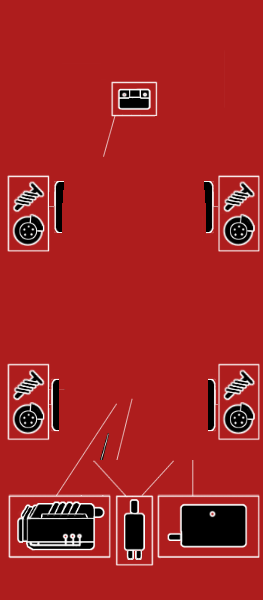
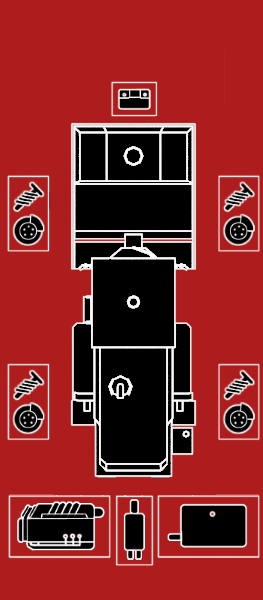
Layers edited between the first and the second 263x600 image:
renamed "COUNTACH BLUEPRINT" to "Слой 2", showed it, painted on it over box(54, 122, 214, 479)
removed layer "WHEELS" from group "BASE" over box(51, 181, 216, 433)
painted on "ICONS" over box(48, 116, 218, 495)
